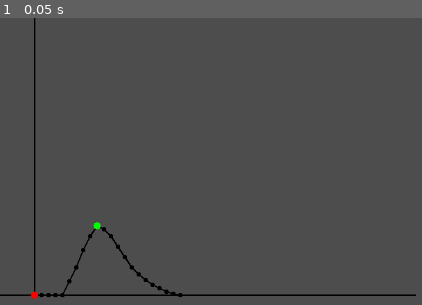
Above: before the commit, frame 1.
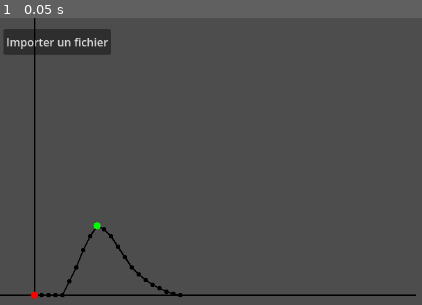
Above: after the commit, the same moment.

Repository: Ayadayi/Tissu_cardiaque
Game: Godot game, scene res://node_2d.tscn
The game is run twice, just before and just after one commit, with the same random seed, the same clock (stepped at 60 frames per second) and the same inputs.
Inputs:
- Up to frame 1 (0.05 s): no input

The runs differ from the first frame. In frame 1, 2.1% of the frame differs, in the area x 0-27%, y 3-13%.

Commit message:
ajout d'un boutton

Diff:
--- /dev/null
+++ b/courbe/button.gd
@@ -0,0 +1 @@
+extends Button
--- a/courbe/control.gd
+++ b/courbe/control.gd
@@ -1,6 +1,5 @@
 extends Control
 
-const RESOLUTION := 100
 const POINT_SIZE := 3
 var width := 600
 var height := 400
--- a/courbe/node_2d.tscn
+++ b/courbe/node_2d.tscn
@@ -8,9 +8,24 @@
 offset_right = 40.0
 offset_bottom = 40.0
 
+[node name="Button" type="Button" parent="TextureRect"]
+layout_mode = 1
+anchors_preset = 8
+anchor_left = 0.5
+anchor_top = 0.5
+anchor_right = 0.5
+anchor_bottom = 0.5
+offset_left = -4.0
+offset_top = -4.0
+offset_right = 129.0
+offset_bottom = 33.0
+grow_horizontal = 2
+grow_vertical = 2
+text = "Importer un fichier"
+
 [node name="Control" type="Control" parent="."]
 layout_mode = 3
 anchors_preset = 0
-offset_right = 40.0
+offset_right = 105.0
 offset_bottom = 40.0
 script = ExtResource("1_wtcfe")
Not shown, added: courbe/button.gd.uid
